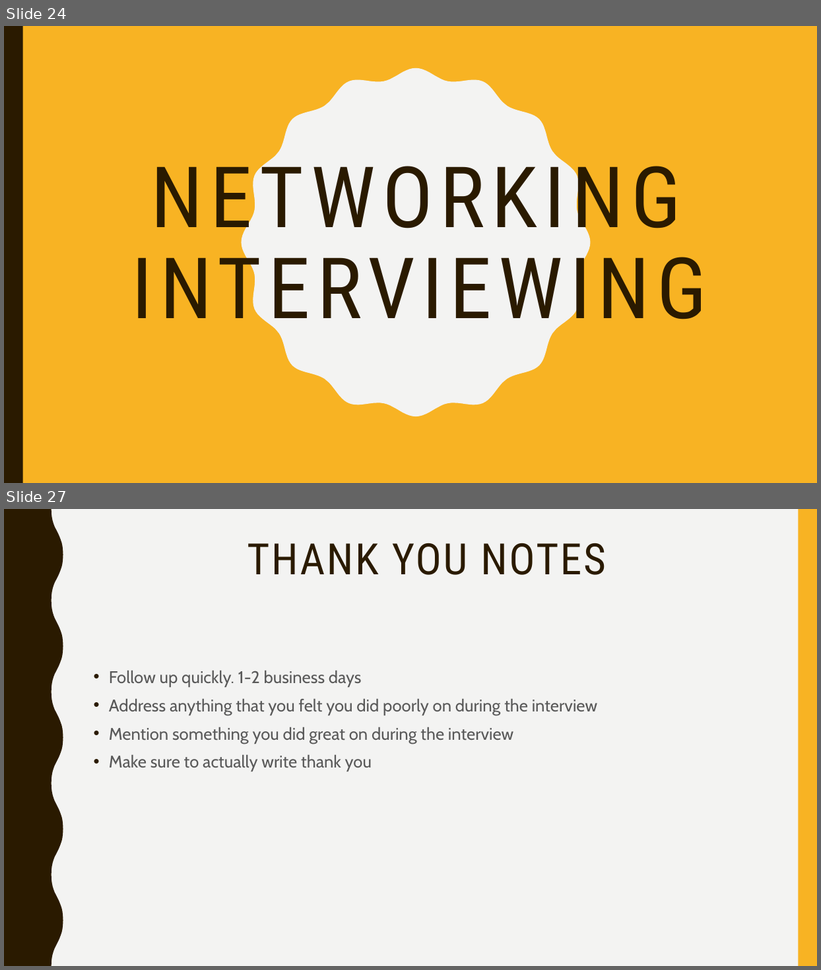
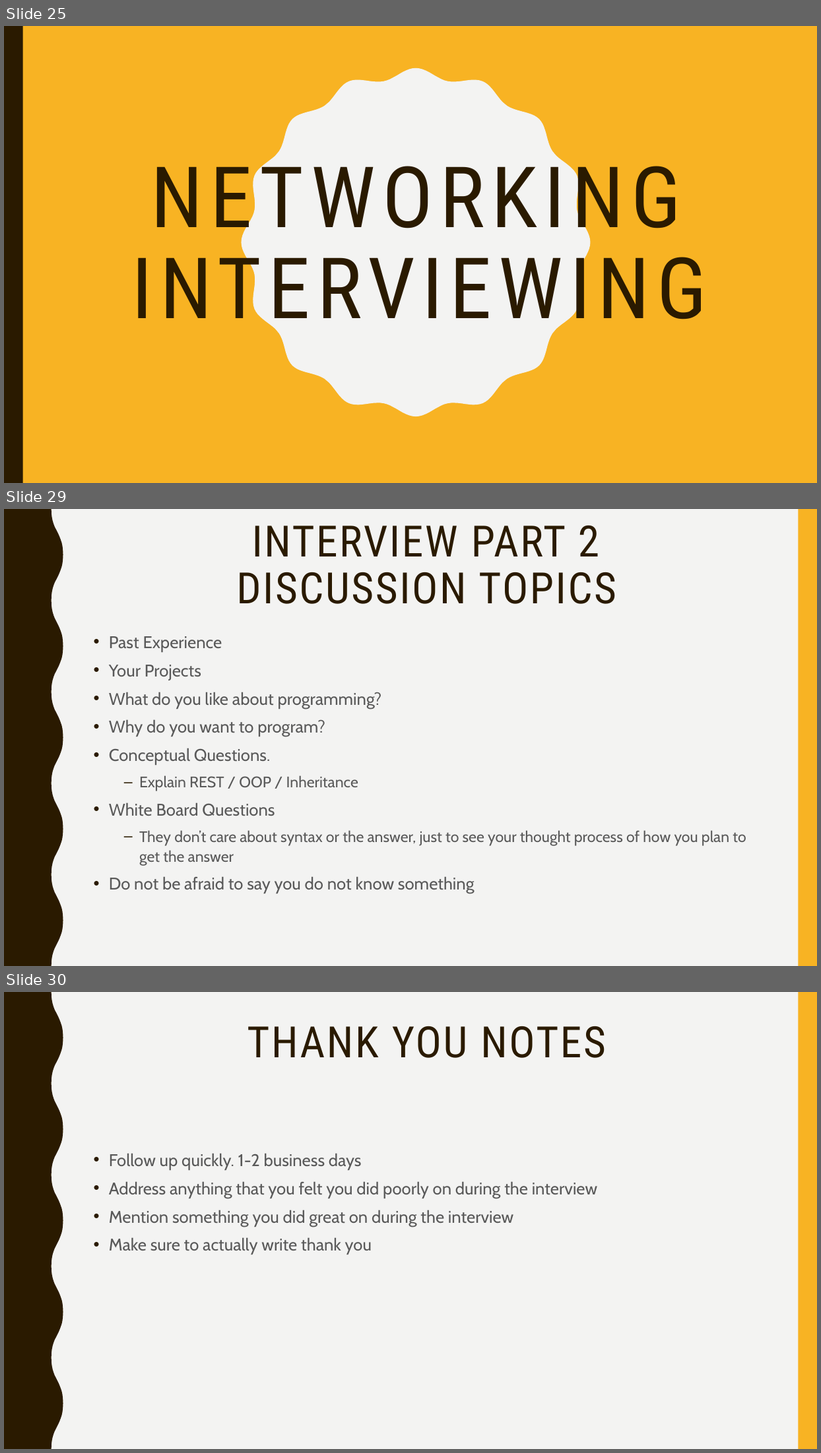
Before and after one commit to lakshmi-intechcode/jng_instr_folder, a slide deck: Job_Stuff/Jng_Job_Prezzie.pptx. Shown one above the other, each under a label of ours: slides 24 and 27 before the commit, slides 25, 29 and 30 after it; the slides between them are not shown. The pictures are 821x970 and 821x1453 pixels, drawn with LibreOffice and Linux fonts; fonts in the diff are those of the drawing. Boxes give left, top, right and bottom in pixels: in the first picture for what was removed or moved away, otherwise in the second. Text is boxed around its words. In the diff, an @@ line names an element or a change of style, - is before the commit and + after.

```diff
--- a/Job_Stuff/Jng_Job_Prezzie.pptx
+++ b/Job_Stuff/Jng_Job_Prezzie.pptx
@@ slide 29 added at box(4, 509, 817, 966), background #F3F3F2; not listed: 2 template elements that a slide beside it also shows @@
@@ title added at box(236, 525, 616, 604), 51 pt, text #2A1A00 @@
+INTERVIEW PART 2
+DISCUSSION TOPICS
@@ text added at box(109, 636, 746, 894), 20 pt, text #595959 @@
+• Past Experience
+• Your Projects
+• What do you like about programming?
+• Why do you want to program?
+• Conceptual Questions.
+  – Explain REST / OOP / Inheritance
+• White Board Questions
+  – They don’t care about syntax or the answer, just to see your thought process of how you plan to get the answer
+• Do not be afraid to say you do not know something
@@ what was slide 24 is now slide 25 @@
@@ what was slide 27 is now slide 30 @@
```
Also in this commit, not shown: 6 slides changed, 4 other slides added.
